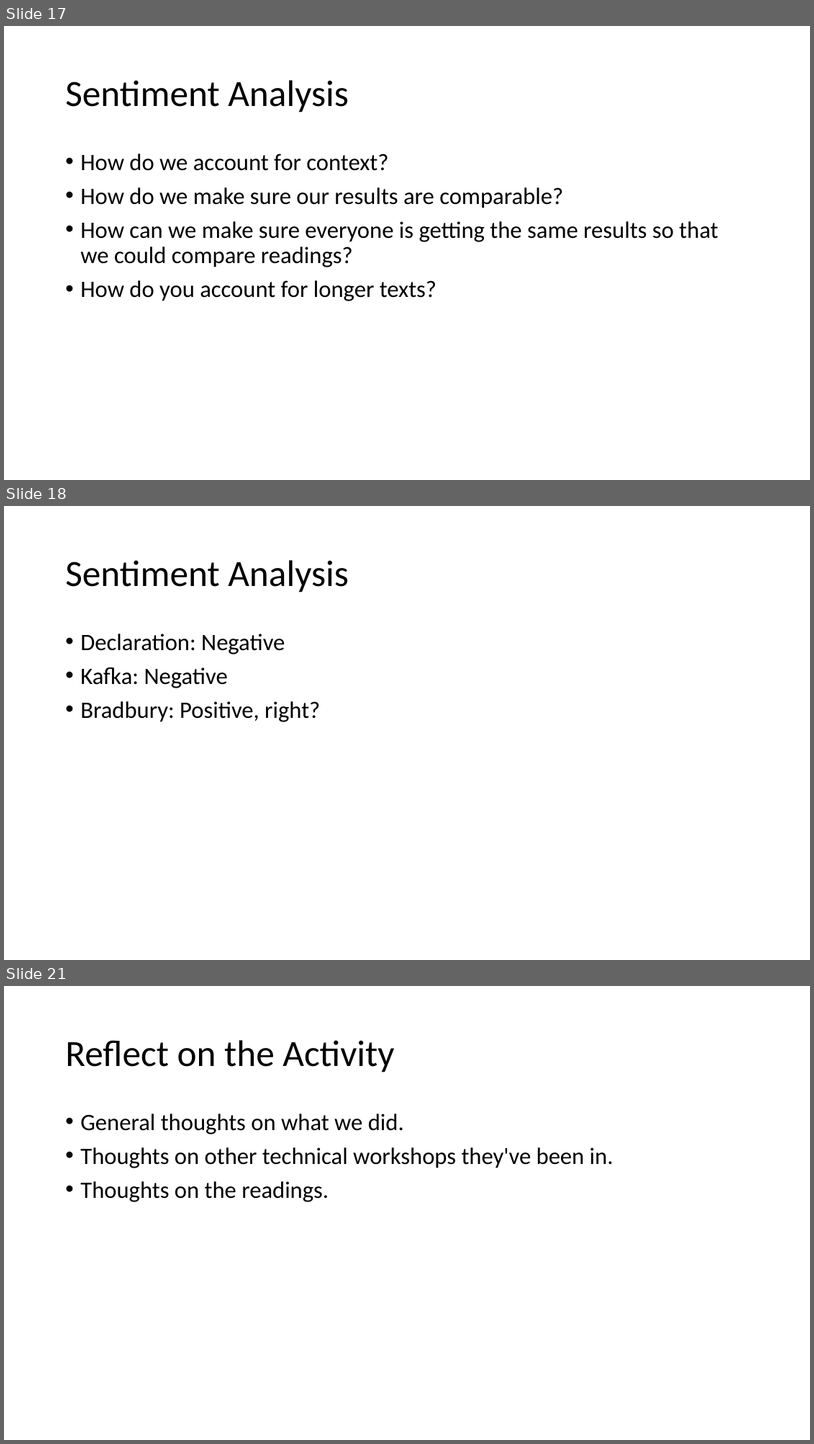
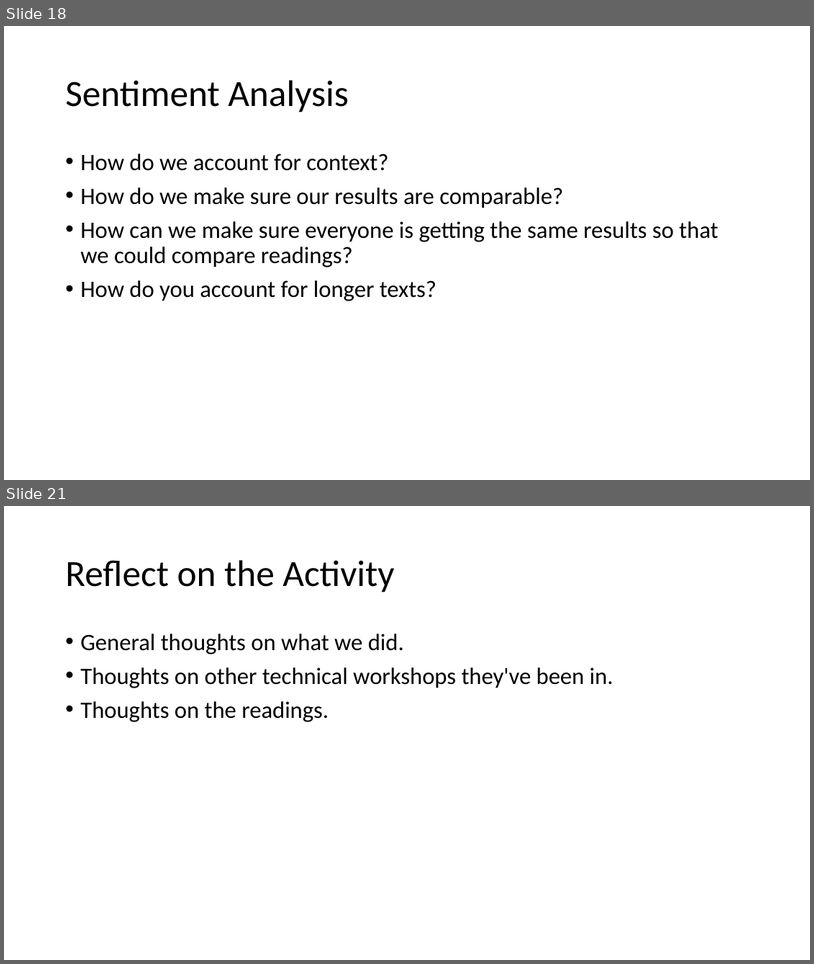
Before and after one commit to scholarslab/praxis, a slide deck: assets/workshop-on-workshops/workshop-on-workshops.pptx. Shown one above the other, each under a label of ours: slides 17, 18 and 21 before the commit, slides 18 and 21 after it; the slides between them are not shown. The pictures are 814x1444 and 814x964 pixels, drawn with LibreOffice and Linux fonts; fonts in the diff are those of the drawing. Boxes give left, top, right and bottom in pixels: in the first picture for what was removed or moved away, otherwise in the second. Text is boxed around its words. In the diff, an @@ line names an element or a change of style, - is before the commit and + after.

```diff
--- a/assets/workshop-on-workshops/workshop-on-workshops.pptx
+++ b/assets/workshop-on-workshops/workshop-on-workshops.pptx
@@ slide 18 removed at [4,506,810,960], background #FFFFFF @@
@@ title removed at [65,560,349,592] @@
-Sentiment Analysis
@@ text removed at [80,633,320,722] @@
-• Declaration: Negative
-• Kafka: Negative
-• Bradbury: Positive, right?
@@ what was slide 17 is now slide 18 @@
```
Also in this commit, not shown: 11 slides changed, 3 slides added, 4 other slides removed, 2 other files.
